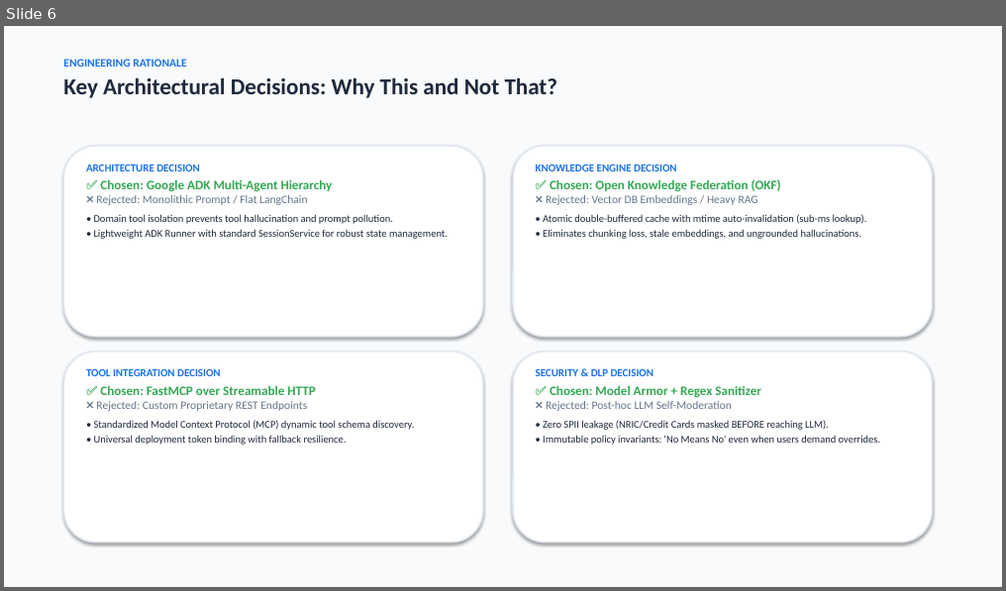
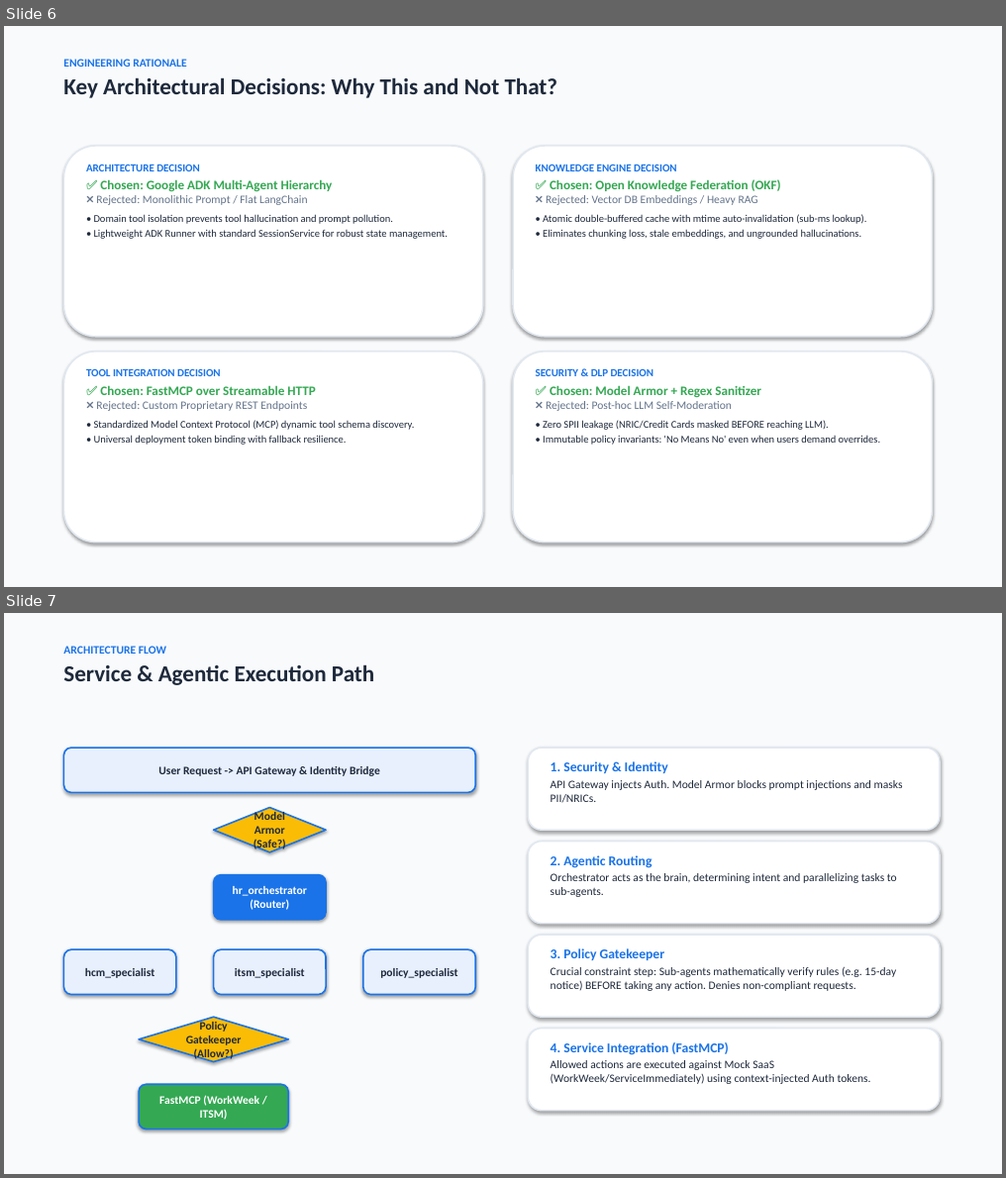
Before and after one commit to zuhaibp656/project_elevate_team_12, a slide deck: docs/Elevate_HR_Team_12_Autonomous_MAS_Presentation.pptx. Shown one above the other, each under a label of ours: slide 6 before the commit, slides 6 and 7 after it. The pictures are 1006x591 and 1006x1178 pixels, drawn with LibreOffice and Linux fonts; fonts in the diff are those of the drawing. Boxes give left, top, right and bottom in pixels: in the first picture for what was removed or moved away, otherwise in the second. Text is boxed around its words. In the diff, an @@ line names an element or a change of style, - is before the commit and + after.

```diff
--- a/docs/Elevate_HR_Team_12_Autonomous_MAS_Presentation.pptx
+++ b/docs/Elevate_HR_Team_12_Autonomous_MAS_Presentation.pptx
@@ slide 7 added at (x1=4, y1=613, x2=1002, y2=1174), background #F8FAFC @@
@@ text added at (x1=63, y1=646, x2=374, y2=685), 22 pt, text #1E293B, bold @@
+ARCHITECTURE FLOW
+Service & Agentic Execution Path
@@ rounded rectangle added at (x1=63, y1=748, x2=475, y2=792), fill #E8F0FE, outline #1A73E8 1.5 pt, 11 pt, text #1E293B, bold @@
+User Request -> API Gateway & Identity Bridge
@@ rounded rectangle added at (x1=528, y1=748, x2=940, y2=830), fill #FFFFFF, outline #E2E8F0 1.5 pt @@
@@ text added at (x1=550, y1=761, x2=903, y2=803), 11 pt, text #1E293B @@
+1. Security & Identity
+API Gateway injects Auth. Model Armor blocks prompt injections and masks PII/NRICs.
@@ diamond added at (x1=214, y1=808, x2=326, y2=853), fill #FBBC05, outline #1A73E8 1.5 pt, 11 pt, text #1E293B, bold @@
+Model Armor (Safe?)
@@ rounded rectangle added at (x1=528, y1=842, x2=940, y2=924), fill #FFFFFF, outline #E2E8F0 1.5 pt @@
@@ rounded rectangle added at (x1=214, y1=875, x2=326, y2=920), fill #1A73E8, outline #1A73E8 1.5 pt, 11 pt, text #FFFFFF, bold @@
+hr_orchestrator
+(Router)
@@ text added at (x1=550, y1=856, x2=897, y2=897), 11 pt, text #1E293B @@
+2. Agentic Routing
+Orchestrator acts as the brain, determining intent and parallelizing tasks to sub-agents.
@@ rounded rectangle added at (x1=528, y1=935, x2=940, y2=1017), fill #FFFFFF, outline #E2E8F0 1.5 pt @@
@@ rounded rectangle added at (x1=63, y1=950, x2=176, y2=995), fill #E8F0FE, outline #1A73E8 1.5 pt, 11 pt, text #1E293B, bold @@
+hcm_specialist
@@ rounded rectangle added at (x1=214, y1=950, x2=326, y2=995), fill #E8F0FE, outline #1A73E8 1.5 pt, 11 pt, text #1E293B, bold @@
+itsm_specialist
@@ rounded rectangle added at (x1=363, y1=950, x2=475, y2=995), fill #E8F0FE, outline #1A73E8 1.5 pt, 11 pt, text #1E293B, bold @@
+policy_specialist
@@ text added at (x1=550, y1=949, x2=896, y2=991), 11 pt, text #1E293B @@
+3. Policy Gatekeeper
+Crucial constraint step: Sub-agents mathematically verify rules (e.g. 15-day notice) BEFORE taking any action. Denies non-compliant requests.
@@ diamond added at (x1=139, y1=1017, x2=288, y2=1062), fill #FBBC05, outline #1A73E8 1.5 pt, 11 pt, text #1E293B, bold @@
+Policy Gatekeeper (Allow?)
@@ rounded rectangle added at (x1=528, y1=1029, x2=940, y2=1111), fill #FFFFFF, outline #E2E8F0 1.5 pt @@
@@ text added at (x1=550, y1=1043, x2=871, y2=1084), 11 pt, text #1E293B @@
+4. Service Integration (FastMCP)
+Allowed actions are executed against Mock SaaS (WorkWeek/ServiceImmediately) using context-injected Auth tokens.
@@ rounded rectangle added at (x1=139, y1=1084, x2=288, y2=1130), fill #34A853, outline #1A73E8 1.5 pt, 11 pt, text #FFFFFF, bold @@
+FastMCP (WorkWeek / ITSM)
```
Also in this commit, not shown: 1 slide removed, 2 other files.
